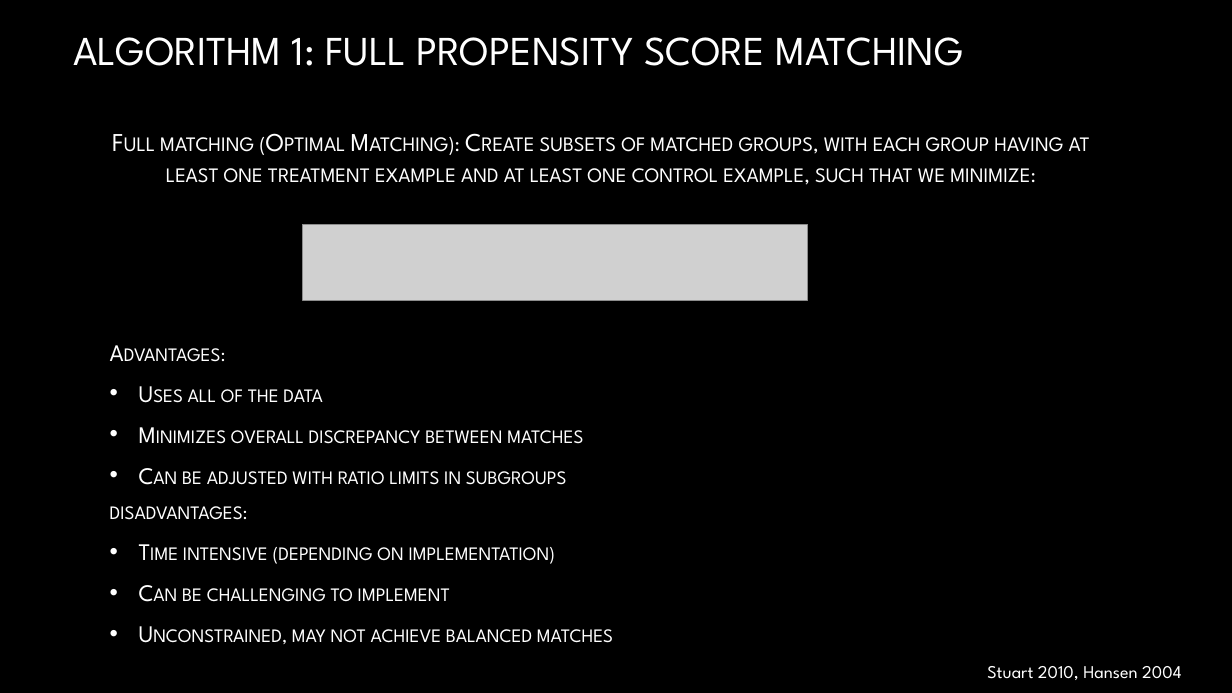
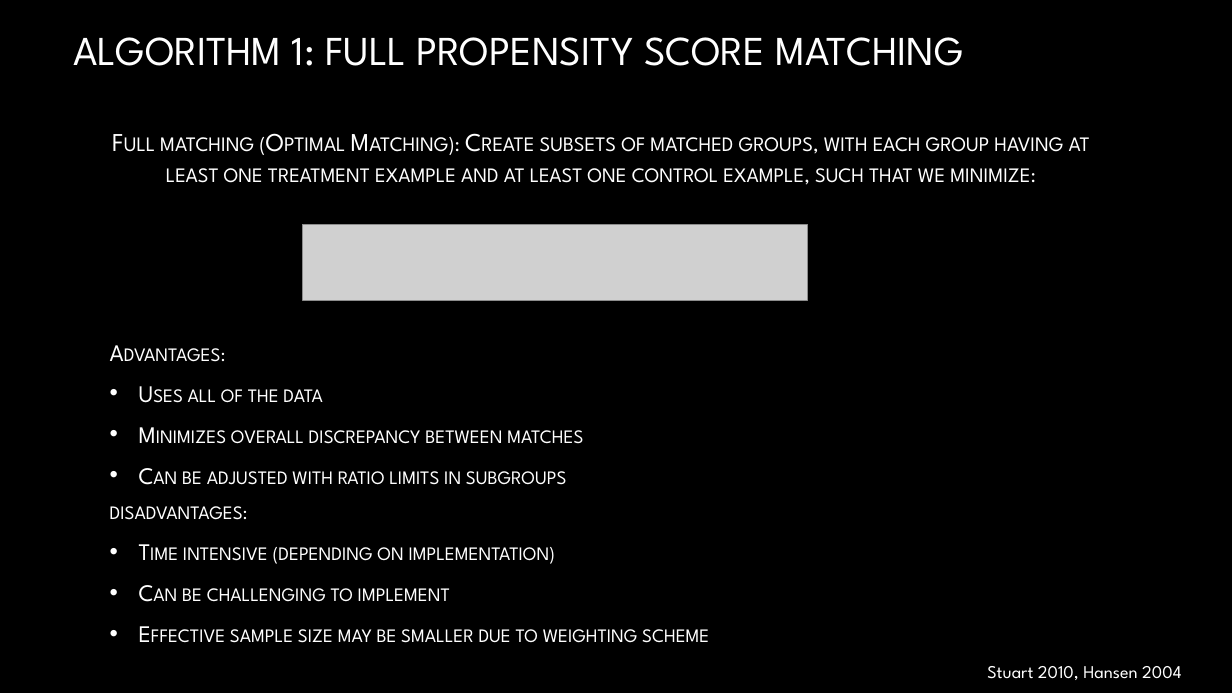
Before and after one commit to TZstatsADS/Spring2021-Project4-group5, a slide deck: slide 5 of doc/ADS Project 4 Presentation.pptx. Drawn at 1232x693 pixels with LibreOffice and Linux fonts; fonts in the diff are those of the drawing; grey boxes stand for pictures; background and template pictures are left out. Boxes give left, top, right and bottom in pixels: in the first picture for what was removed or moved away, otherwise in the second. Text is boxed around its words. In the diff, an @@ line names an element or a change of style, - is before the commit and + after.

Commit message:
presentation edits

```diff
--- a/doc/ADS Project 4 Presentation.pptx
+++ b/doc/ADS Project 4 Presentation.pptx
@@ text at (x1=230, y1=629, x2=709, y2=643): text changed @@
-• Unconstrained, may not achieve balanced matches
+• Effective sample size may be smaller due to weighting scheme
```
Also in this commit, not shown: 4 other slides changed, 2 slides added, 1 other file.
